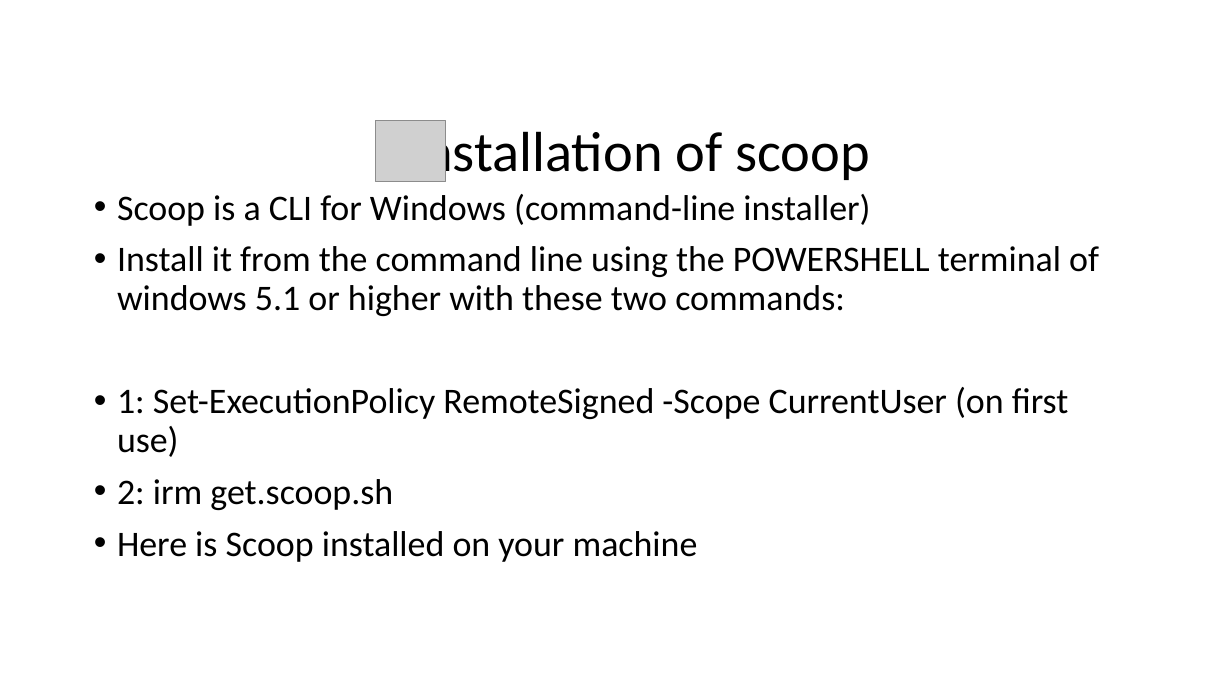
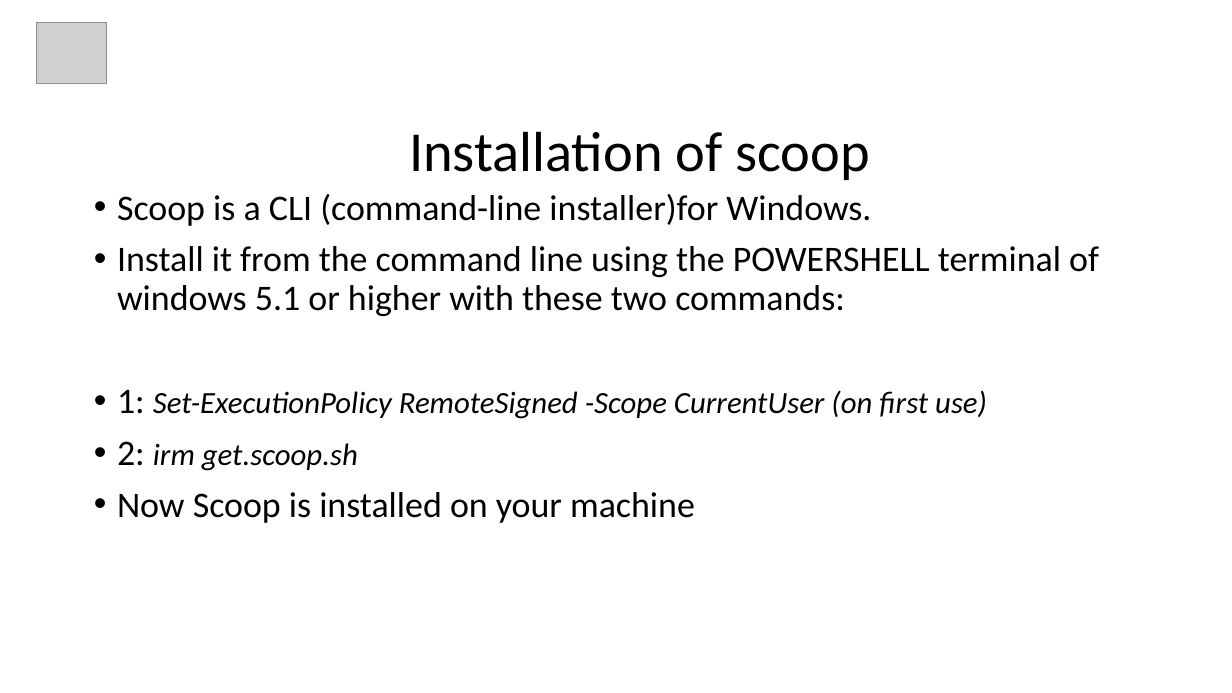
Before and after one commit to Philippe-Da-Costa/PowerPoint, a slide deck: slide 9 of presentation/What the Symfony.pptx. Drawn at 1232x693 pixels with LibreOffice and Linux fonts; fonts in the diff are those of the drawing; grey boxes stand for pictures; background and template pictures are left out. Boxes give left, top, right and bottom in pixels: in the first picture for what was removed or moved away, otherwise in the second. Text is boxed around its words. In the diff, an @@ line names an element or a change of style, - is before the commit and + after.

```diff
--- a/presentation/What the Symfony.pptx
+++ b/presentation/What the Symfony.pptx
@@ picture: place and size @@
-picture at [375,120,445,182]
+picture at [36,22,106,84]
@@ text at [117,194,871,226]: text changed @@
-• Scoop is a CLI for Windows (command-line installer)
+• Scoop is a CLI (command-line installer)for Windows.
@@ text at [117,390,987,471]: size 28 to 24 pt, italic on in "Set-ExecutionPolicy RemoteSigned -Scope CurrentUser (on firs ...", "irm get.scoop.sh" @@
@@ text at [117,492,695,523]: text changed @@
-• Here is Scoop installed on your machine
+• Now Scoop is installed on your machine
```
Also in this commit, not shown: 2 other slides changed, 1 slide added, 1 other file.
